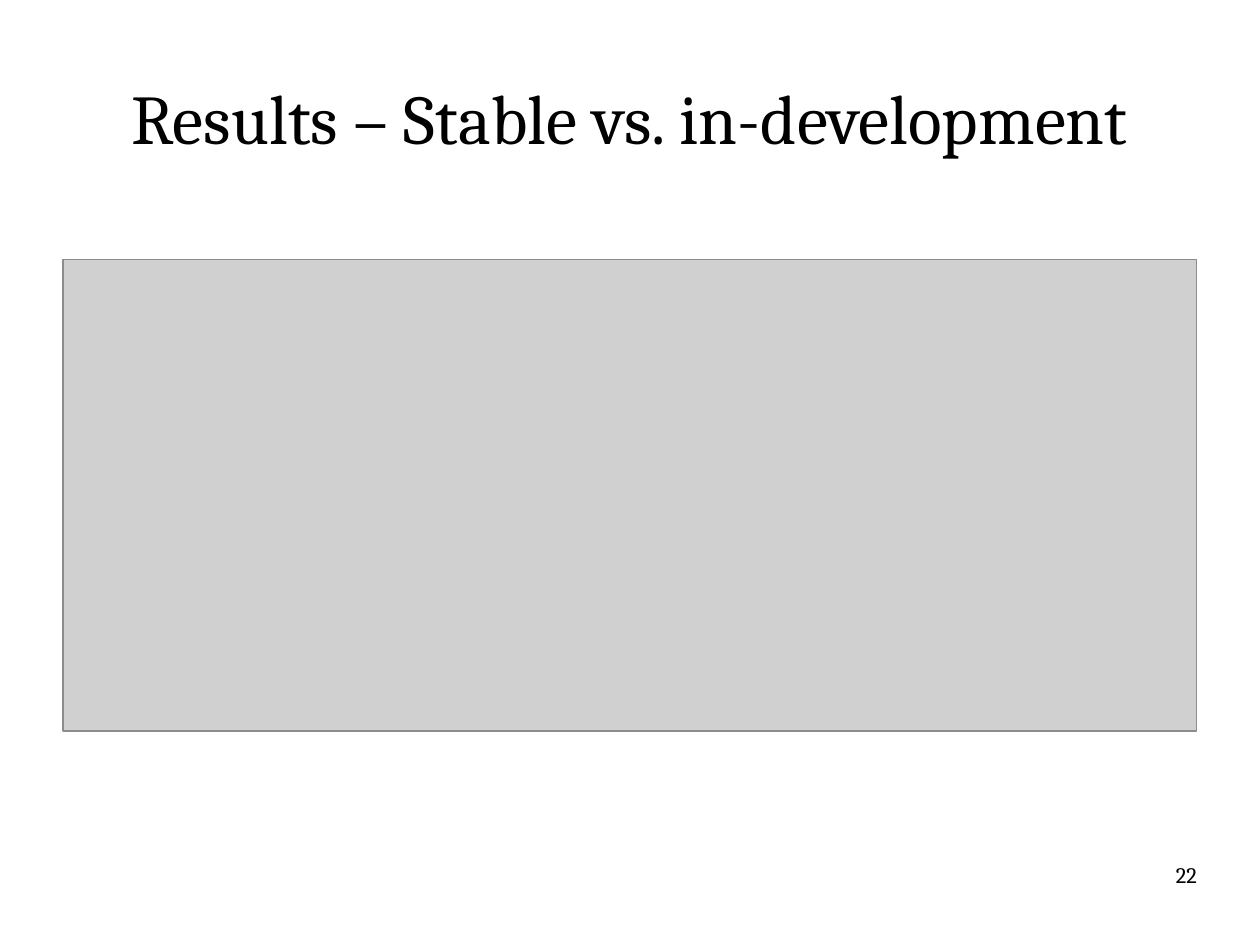
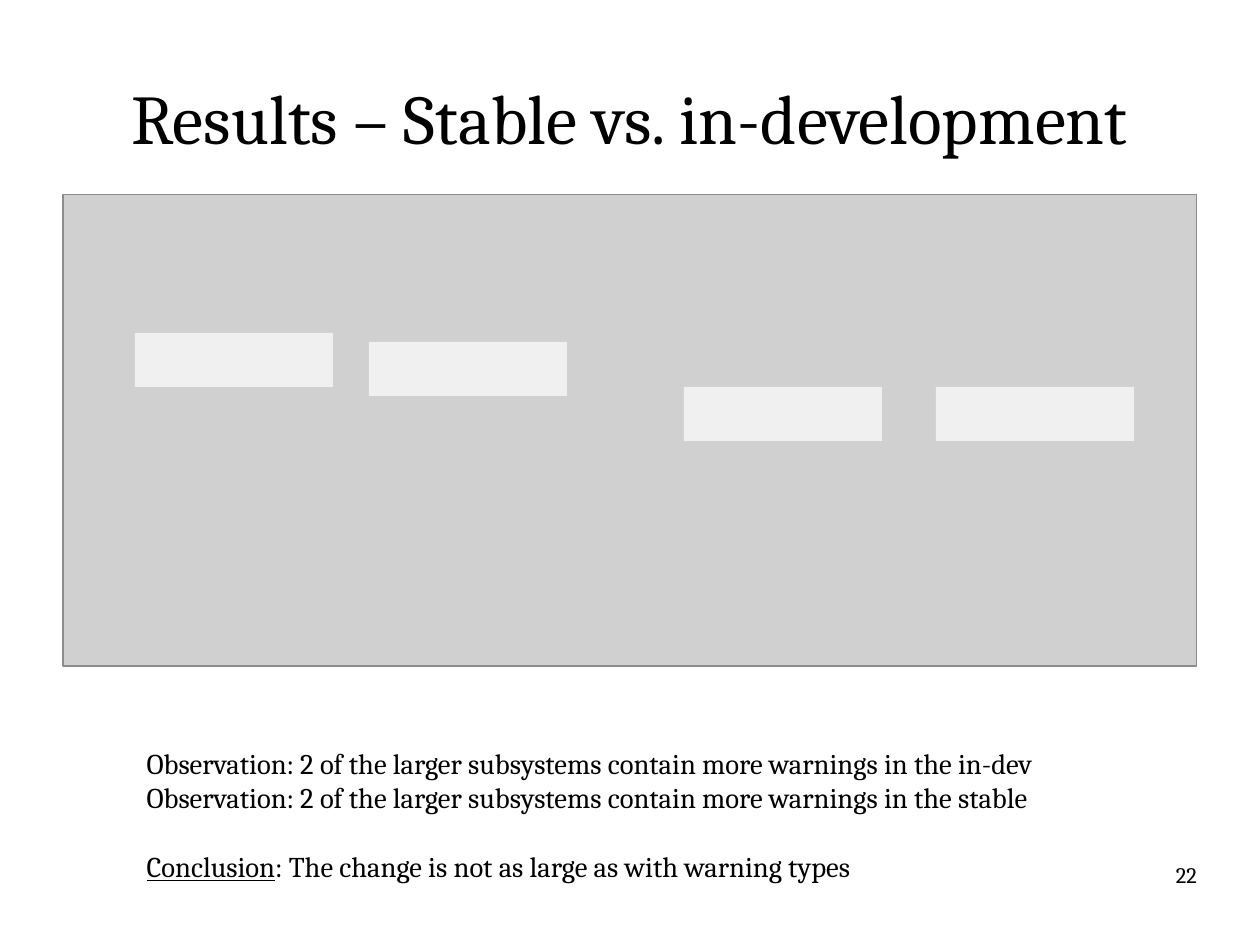
Before and after one commit to itu-square/quantify_linux_errors, a slide deck: slide 22 of notes/pres/pres.odp. Drawn at 1260x945 pixels with LibreOffice and Linux fonts; fonts in the diff are those of the drawing; grey boxes stand for pictures. Boxes give left, top, right and bottom in pixels: in the first picture for what was removed or moved away, otherwise in the second. Text is boxed around its words. In the diff, an @@ line names an element or a change of style, - is before the commit and + after.

```diff
--- a/notes/pres/pres.odp
+++ b/notes/pres/pres.odp
@@ picture: place and size @@
-picture at box(63, 260, 1197, 732)
+picture at box(63, 194, 1197, 667)
@@ rectangle added at box(135, 333, 333, 386), fill #FFFFFF at 70% opacity @@
@@ rectangle added at box(369, 342, 567, 396), fill #FFFFFF at 70% opacity @@
@@ rectangle added at box(684, 388, 882, 441), fill #FFFFFF at 70% opacity @@
@@ rectangle added at box(936, 388, 1134, 441), fill #FFFFFF at 70% opacity @@
@@ text added at box(147, 753, 1032, 883), 18 pt, text #000000 @@
+Observation: 2 of the larger subsystems contain more warnings in the in-dev
+Observation: 2 of the larger subsystems contain more warnings in the stable
+Conclusion: The change is not as large as with warning types
```
Also in this commit, not shown: 14 other slides changed, 3 slides added, 1 slide removed, 1 other file.
